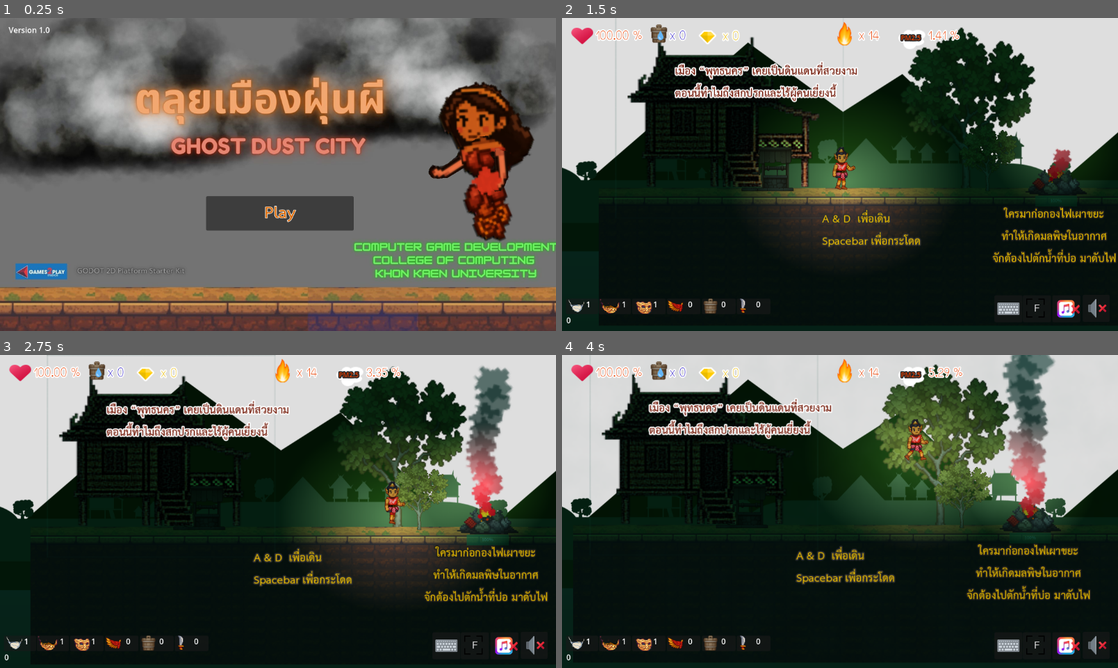
Above: before the commit, frames 1-4 (two rows, left to right).
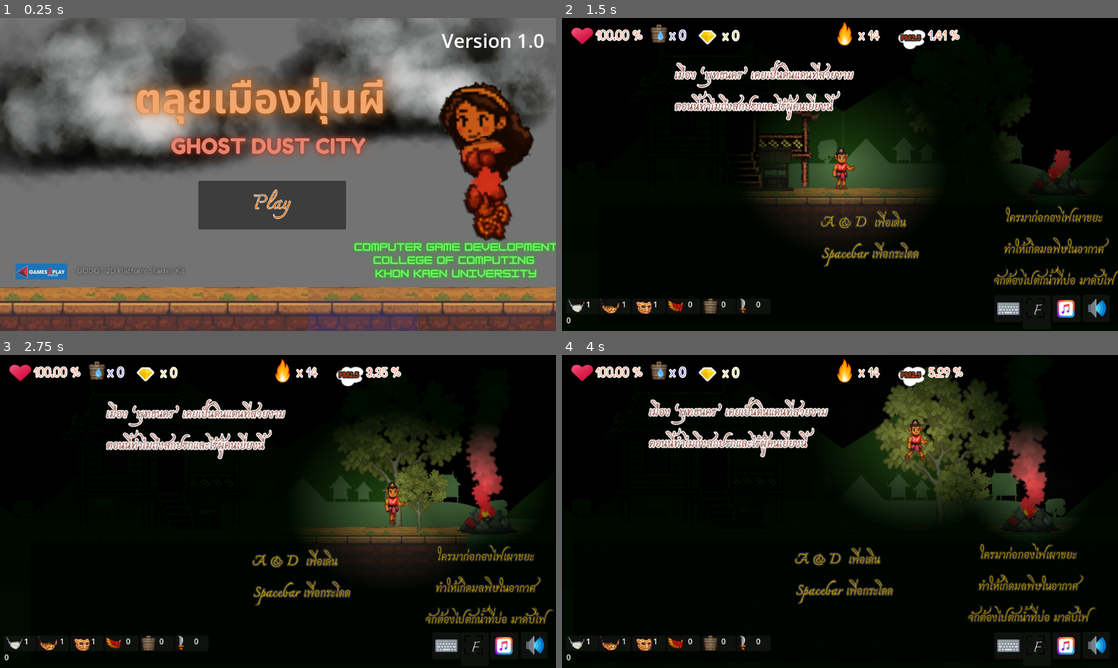
Above: after the commit, the same moments.

Repository: twachi/projectgame2d
Game: Godot game, scene res://Scenes/Levels/Menu.tscn
Same seed, same stepped clock (60 frames per second), same inputs: the game is played once before the commit and once after it.
Inputs:
- Up to frame 1 (0.25 s): no input
- Up to frame 2 (1.5 s): click "Play" at 0.5 s; hold D (Right) from 1.28 s (still down); tap C (attack) at 1.35 s
- Up to frame 3 (2.75 s): keep holding D (Right); tap Space (Jump) at 1.52, 2.27 s; tap S (sword) at 2.1 s
- Up to frame 4 (4 s): release D (Right) at 2.78 s; hold A (Left) 2.78-3.53 s; tap X (water) at 2.85 s; hold D (Right) from 3.53 s (still down); tap Z (wing) at 3.6 s; tap Space (Jump) at 3.77 s

The runs differ from the first frame. In frame 1, 2.8% of the frame differs, in the area x 1-98%, y 2-68%; in frame 2, 38%; in frame 3, 39%; in frame 4, 40%, in the area x 0-100%, y 0-96%.

Commit message:
change font

Diff:
--- a/Scenes/Levels/Level_01.tscn
+++ b/Scenes/Levels/Level_01.tscn
@@ -8,16 +8,17 @@
 [ext_resource type="PackedScene" uid="uid://cg4lt28lfpdd2" path="res://Scenes/Props/tree1.tscn" id="6_xpj05"]
 [ext_resource type="PackedScene" uid="uid://b6tca06ks0ys7" path="res://Scenes/Managers/user_interface.tscn" id="9_5pmb1"]
 [ext_resource type="PackedScene" uid="uid://d0olocigoed7" path="res://Scenes/Prefabs/gbfire.tscn" id="10_1bssr"]
-[ext_resource type="Texture2D" uid="uid://b8klq3s020yfd" path="res://Assets/Spritesheet/gbfire1.png" id="10_siisw"]
+[ext_resource type="Texture2D" uid="uid://yq3kf81hialm" path="res://Assets/Spritesheet/gbfire1.png" id="10_siisw"]
 [ext_resource type="PackedScene" uid="uid://ct32ygekp6768" path="res://Scenes/Prefabs/floor.tscn" id="11_aksfc"]
-[ext_resource type="Texture2D" uid="uid://dmty7ofvtsfxs" path="res://Assets/Spritesheet/house1.png" id="12_aksfc"]
+[ext_resource type="Texture2D" uid="uid://cdybm71rlxwmo" path="res://Assets/Spritesheet/house1.png" id="12_aksfc"]
 [ext_resource type="PackedScene" uid="uid://cjvydf3e86gpn" path="res://Scenes/Prefabs/wing.tscn" id="13_5pmb1"]
 [ext_resource type="Theme" uid="uid://pg5qj60mkk3i" path="res://Scenes/theme.tres" id="13_07uvp"]
 [ext_resource type="PackedScene" uid="uid://cbh3xslxnhepu" path="res://Scenes/Prefabs/level_smoke.tscn" id="13_i7ntp"]
-[ext_resource type="Texture2D" uid="uid://cw45pm6f7jh4d" path="res://Assets/Textures/bg/bg1.png" id="14_xpj05"]
+[ext_resource type="Texture2D" uid="uid://ch6abc6t0yruf" path="res://Assets/Textures/bg/bg1.png" id="14_xpj05"]
 [ext_resource type="PackedScene" uid="uid://cq0gdfn3lyb04" path="res://Scenes/Prefabs/help_box.tscn" id="15_5v11l"]
-[ext_resource type="Texture2D" uid="uid://i2wvkuwc1uk3" path="res://Assets/Textures/bg/bg2.png" id="15_i7ntp"]
-[ext_resource type="Texture2D" uid="uid://boj36t5bwpqk6" path="res://Assets/Textures/bg/bg3.png" id="16_jt6p5"]
+[ext_resource type="FontFile" uid="uid://b5oq7bd5fnsf2" path="res://Assets/Fonts/TH Charmonman.ttf" id="15_ex0qg"]
+[ext_resource type="Texture2D" uid="uid://dpyla153tsirs" path="res://Assets/Textures/bg/bg2.png" id="15_i7ntp"]
+[ext_resource type="Texture2D" uid="uid://dmfi1ihe2tcj1" path="res://Assets/Textures/bg/bg3.png" id="16_jt6p5"]
 [ext_resource type="PackedScene" uid="uid://dbbb88cbwyv2x" path="res://Scenes/Prefabs/well.tscn" id="18_s0ca6"]
 [ext_resource type="PackedScene" uid="uid://fq21vyw23ws" path="res://Scenes/Prefabs/sword.tscn" id="20_3dt7p"]
 [ext_resource type="PackedScene" uid="uid://bm3bmj5cqbjrs" path="res://Scenes/Prefabs/Monster.tscn" id="20_07uvp"]
@@ -78,8 +79,8 @@
 position = Vector2(117, 348)
 
 [node name="PointLight2D" type="PointLight2D" parent="Player"]
-position = Vector2(7.99999, -13.5)
-scale = Vector2(3.34667, 2.76667)
+position = Vector2(1.50001, -45)
+scale = Vector2(3.06, 2.62667)
 texture = SubResource("GradientTexture2D_ex0qg")
 
 [node name="Coins" type="Node2D" parent="."]
@@ -312,6 +313,7 @@
 theme_override_colors/font_color = Color(0.434823, 0.07048, 2.40654e-08, 1)
 theme_override_colors/font_outline_color = Color(1, 1, 1, 1)
 theme_override_constants/outline_size = 10
+theme_override_fonts/font = ExtResource("15_ex0qg")
 theme_override_font_sizes/font_size = 32
 text = "เมือง “พุทธนคร” เคยเป็นดินแดนที่สวยงาม
 ตอนนี้ทำไมถึงสกปรกและไร้ผู้คนเยี่ยงนี้"
@@ -489,4 +491,4 @@
 position = Vector2(786, 376)
 
 [node name="CanvasModulate" type="CanvasModulate" parent="."]
-color = Color(0.0576534, 0.284055, 0.244384, 1)
+color = Color(4.36185e-08, 0.0829391, 0.00325268, 1)
--- a/Scenes/Levels/Menu.tscn
+++ b/Scenes/Levels/Menu.tscn
@@ -24,13 +24,13 @@
 
 [node name="Control" type="Control" parent="CanvasLayer"]
 layout_mode = 3
-anchors_preset = 8
+anchors_preset = 7
 anchor_left = 0.5
-anchor_top = 0.5
+anchor_top = 1.0
 anchor_right = 0.5
-anchor_bottom = 0.5
+anchor_bottom = 1.0
 grow_horizontal = 2
-grow_vertical = 2
+grow_vertical = 0
 
 [node name="Button" type="Button" parent="CanvasLayer/Control"]
 layout_mode = 1
@@ -39,10 +39,10 @@
 anchor_top = 0.5
 anchor_right = 0.5
 anchor_bottom = 0.5
-offset_left = -149.0
-offset_top = 45.0
-offset_right = 157.0
-offset_bottom = 116.0
+offset_left = -165.0
+offset_top = -311.0
+offset_right = 141.0
+offset_bottom = -210.0
 grow_horizontal = 2
 grow_vertical = 2
 size_flags_horizontal = 4
@@ -53,14 +53,19 @@
 theme_override_font_sizes/font_size = 48
 text = "Play"
 
+[node name="Rig" parent="CanvasLayer/Control" instance=ExtResource("4_b1fqg")]
+position = Vector2(439, -178)
+
 [node name="Label" type="Label" parent="CanvasLayer"]
-offset_left = 18.0
-offset_top = 13.0
-offset_right = 104.0
-offset_bottom = 36.0
+anchors_preset = 1
+anchor_left = 1.0
+anchor_right = 1.0
+offset_left = -237.0
+offset_top = 19.0
+offset_right = -24.0
+offset_bottom = 74.0
+grow_horizontal = 0
+theme_override_font_sizes/font_size = 40
 text = "Version 1.0"
 
-[node name="Rig" parent="CanvasLayer" instance=ExtResource("4_b1fqg")]
-position = Vector2(1015, 470)
-
 [connection signal="pressed" from="CanvasLayer/Control/Button" to="." method="_on_button_pressed"]
--- a/Scenes/Levels/menu.gd
+++ b/Scenes/Levels/menu.gd
@@ -2,7 +2,7 @@
 
 var pos = Vector2(0,0)
 var speed = Vector2(-1,0)
-@onready var rig: Node2D = $CanvasLayer/Rig
+@onready var rig: Node2D = $CanvasLayer/Control/Rig
 var x1=150
 var x2=1000
 
--- a/Scenes/Monsters/ghost_kasu_rig.tscn
+++ b/Scenes/Monsters/ghost_kasu_rig.tscn
@@ -1723,6 +1723,7 @@
 metadata/_edit_lock_ = true
 
 [node name="Arm2" type="Polygon2D" parent="Part"]
+visible = false
 position = Vector2(4, 13)
 rotation = -0.481922
 offset = Vector2(-15.3149, -86.4987)
@@ -1754,6 +1755,7 @@
 metadata/_edit_lock_ = true
 
 [node name="Arm1" type="Polygon2D" parent="Part"]
+visible = false
 position = Vector2(-20, 13)
 offset = Vector2(-15, -86)
 texture = ExtResource("1_ggyak")
--- a/Scenes/theme.tres
+++ b/Scenes/theme.tres
@@ -1,10 +1,11 @@
 [gd_resource type="Theme" load_steps=3 format=3 uid="uid://pg5qj60mkk3i"]
 
-[ext_resource type="FontFile" uid="uid://cus0irtfrp15k" path="res://Assets/Fonts/THSarabunNew Bold.ttf" id="1_ak4nt"]
+[ext_resource type="FontFile" uid="uid://b5oq7bd5fnsf2" path="res://Assets/Fonts/TH Charmonman.ttf" id="1_ak4nt"]
 
 [sub_resource type="StyleBoxFlat" id="StyleBoxFlat_ak4nt"]
 bg_color = Color(0.224551, 0.561674, 0.381746, 1)
 
 [resource]
 default_font = ExtResource("1_ak4nt")
+default_font_size = 20
 ProgressBar/styles/fill = SubResource("StyleBoxFlat_ak4nt")
--- a/Scripts/AudioManager.gd
+++ b/Scripts/AudioManager.gd
@@ -9,14 +9,14 @@
 @onready var level_complete_sfx = $LevelCompleteSfx
 @onready var water: AudioStreamPlayer = $"Water-splash"
 @onready var well: AudioStreamPlayer = $Well
-@onready var music: AudioStreamPlayer = $MusicThaiMini
+@onready var music: AudioStreamPlayer = $Music
 @onready var attack_sfx: AudioStreamPlayer = $AttackSfx
 @onready var atk_water_sfx: AudioStreamPlayer = $AtkWaterSfx
 @onready var pain: AudioStreamPlayer = $"Pain-2201"
 @onready var horror_music: AudioStreamPlayer = $"Mixkit-horror-sci-fi-wind-tunnel-894"
 
-var music_on = false
-var sound_on = false
+var music_on = true
+var sound_on = true
 var music_bus = null
 var sfx_bus = null
 
--- a/default_bus_layout.tres
+++ b/default_bus_layout.tres
@@ -1,16 +1,16 @@
 [gd_resource type="AudioBusLayout" format=3 uid="uid://do56t6r2c0wgw"]
 
 [resource]
-bus/0/send = &"New Bus"
+bus/0/volume_db = 0.624983
 bus/1/name = &"music"
 bus/1/solo = false
 bus/1/mute = false
 bus/1/bypass_fx = false
-bus/1/volume_db = -17.0211
+bus/1/volume_db = -8.00903
 bus/1/send = &"Master"
 bus/2/name = &"sfx"
 bus/2/solo = false
 bus/2/mute = false
 bus/2/bypass_fx = false
-bus/2/volume_db = 0.0
+bus/2/volume_db = -4.24723
 bus/2/send = &"Master"
--- a/project.godot
+++ b/project.godot
@@ -84,4 +84,4 @@
 
 textures/vram_compression/import_etc2_astc=true
 textures/webp_compression/compression_method=1
-environment/defaults/default_clear_color=Color(0.868985, 0.868985, 0.868985, 1)
+environment/defaults/default_clear_color=Color(0.000113828, 0.000113828, 0.000113828, 1)
Binary file added: Assets/Fonts/TH Charmonman.ttf
Not shown: 1 places in Scenes/Levels/Level_01.tscn that only renumber resources
Not shown: 1 places in Scenes/Levels/Menu.tscn that only renumber resources
Not shown: 1 places in Scenes/Managers/AudioManager.tscn that only renumber resources
Not shown: 1 places in Scenes/Monsters/ghost_kasu_rig.tscn that only renumber resources
Binary file changed: docs/index.png
Not shown, changed: docs/index.html
Not shown, changed: docs/index.js
Not shown, changed: docs/index.pck
Not shown, changed: docs/index.wasm
